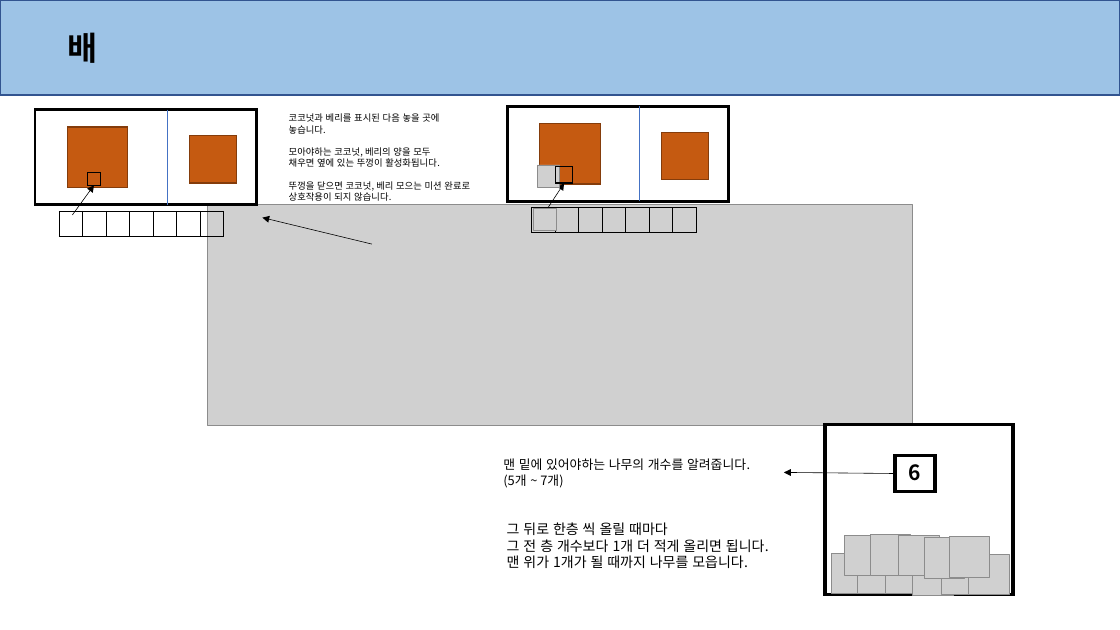
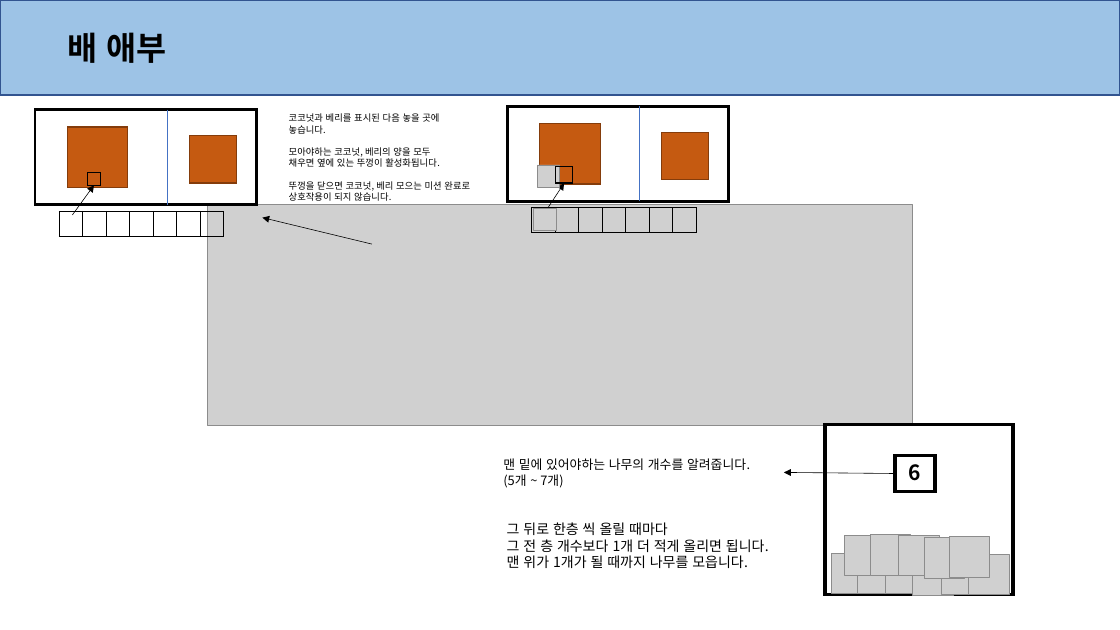
Before and after one commit to anglik0370/EscapeIsland, a slide deck: slide 4 of _Prototype/Document/Map/맵.pptx (slide 8 before the commit). Drawn at 1120x630 pixels with LibreOffice and Linux fonts; fonts in the diff are those of the drawing; grey boxes stand for pictures; background and template pictures are left out. Boxes give left, top, right and bottom in pixels: in the first picture for what was removed or moved away, otherwise in the second. Text is boxed around its words. In the diff, an @@ line names an element or a change of style, - is before the commit and + after.

```diff
--- a/_Prototype/Document/Map/맵.pptx
+++ b/_Prototype/Document/Map/맵.pptx
@@ text at (68,32,167,63): text changed @@
-배
+배 애부
```
Also in this commit, not shown: 3 other slides changed, 5 slides removed, 9 other files.
